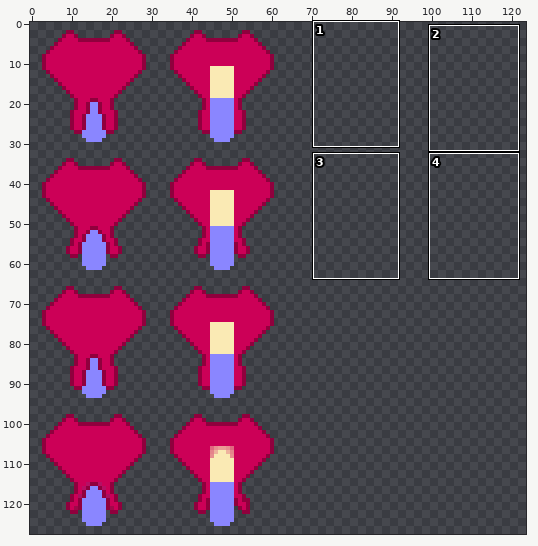
Two states of a sprite sheet, assets/bitten.png. The first picture is a wide view before the edit; the outline marks the close-up.
Close-up. First the earlier version:
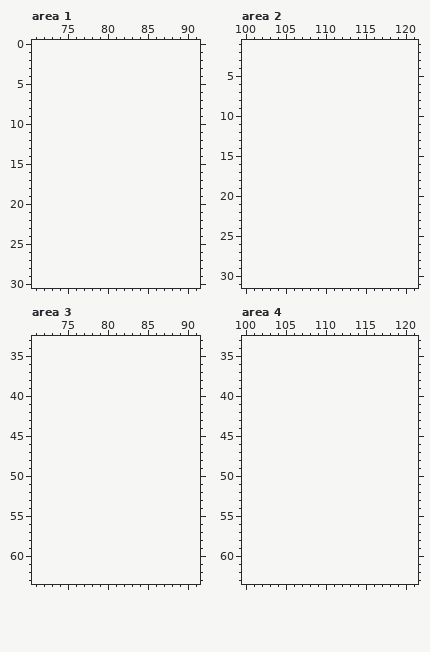
The file is 64x128 pixels. Colours within 5 levels of each other are drawn and written as one. Shown: area 1: x 71..91, y 0..30; area 2: x 100..121, y 1..31; area 3: x 71..91, y 33..63; area 4: x 100..121, y 33..63. The old version is drawn lined up with the new one, on the new canvas. The wide view leaves out empty margins. The commit also changed other parts of the picture, which this record leaves out.
New version:
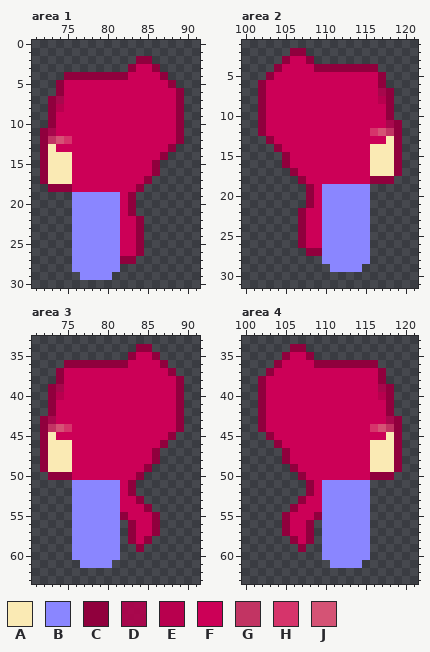
Palette (. is transparent): A #faeab4  B #8a86ff  C #90003d  D #b5004de2  E #b8004e  F #cc0057  G #c23463  H #d6346b  J #d75376fb
Diff:
canvas 64x128 -> 128x128
--- area 1
@@ x 71..91 @@
  1 .....................
- 2 .....................
- 3 .....................
- 4 .....................
- 5 .....................
- 6 .....................
- 7 .....................
- 8 .....................
- 9 .....................
-10 .....................
-11 .....................
-12 .....................
-13 .....................
-14 .....................
-15 .....................
-16 .....................
-17 .....................
-18 .....................
-19 .....................
-20 .....................
-21 .....................
-22 .....................
-23 .....................
-24 .....................
-25 .....................
-26 .....................
-27 .....................
-28 .....................
-29 .....................
+ 2 .............CC......
+ 3 ............CFFC.....
+ 4 ....CCCCCCCCFFFFC....
+ 5 ...CFFFFFFFFFFFFFC...
+ 6 ...CFFFFFFFFFFFFFFC..
+ 7 ..CDFFFFFFFFFFFFFFC..
+ 8 ..CEFFFFFFFFFFFFFFC..
+ 9 ..CFFFFFFFFFFFFFFFC..
+10 ..CFFFFFFFFFFFFFFFC..
+11 .CDFFFFFFFFFFFFFFFC..
+12 .CGJHFFFFFFFFFFFFFC..
+13 .CAFFFFFFFFFFFFFFC...
+14 .CAAAFFFFFFFFFFFC....
+15 .CAAAFFFFFFFFFFC.....
+16 .CAAAFFFFFFFFFFC.....
+17 .CAAAFFFFFFFFFC......
+18 ..CCCFFFFFFFFC.......
+19 .....BBBBBBFC........
+20 .....BBBBBBFC........
+21 .....BBBBBBFC........
+22 .....BBBBBBFFC.......
+23 .....BBBBBBFFC.......
+24 .....BBBBBBFFC.......
+25 .....BBBBBBFFC.......
+26 .....BBBBBBFFC.......
+27 .....BBBBBBCC........
+28 .....BBBBBB..........
+29 ......BBBB...........
 30 .....................
--- area 2
@@ x 100..121 @@
  1 ......................
- 2 ......................
- 3 ......................
- 4 ......................
- 5 ......................
- 6 ......................
- 7 ......................
- 8 ......................
- 9 ......................
-10 ......................
-11 ......................
-12 ......................
-13 ......................
-14 ......................
-15 ......................
-16 ......................
-17 ......................
-18 ......................
-19 ......................
-20 ......................
-21 ......................
-22 ......................
-23 ......................
-24 ......................
-25 ......................
-26 ......................
-27 ......................
-28 ......................
-29 ......................
+ 2 ......CC..............
+ 3 .....CFFC.............
+ 4 ....CFFFFCCCCCCCC.....
+ 5 ...CFFFFFFFFFFFFFC....
+ 6 ..CFFFFFFFFFFFFFFC....
+ 7 ..CFFFFFFFFFFFFFFDC...
+ 8 ..CFFFFFFFFFFFFFFEC...
+ 9 ..CFFFFFFFFFFFFFFFC...
+10 ..CFFFFFFFFFFFFFFFC...
+11 ..CFFFFFFFFFFFFFFFDC..
+12 ..CFFFFFFFFFFFFFHJGC..
+13 ...CFFFFFFFFFFFFFFAC..
+14 ....CFFFFFFFFFFFAAAC..
+15 .....CFFFFFFFFFFAAAC..
+16 .....CFFFFFFFFFFAAAC..
+17 ......CFFFFFFFFFAAAC..
+18 .......CFFFFFFFFCCC...
+19 ........CFBBBBBB......
+20 ........CFBBBBBB......
+21 ........CFBBBBBB......
+22 .......CFFBBBBBB......
+23 .......CFFBBBBBB......
+24 .......CFFBBBBBB......
+25 .......CFFBBBBBB......
+26 .......CFFBBBBBB......
+27 ........CCBBBBBB......
+28 ..........BBBBBB......
+29 ...........BBBB.......
 30 ......................
--- area 3
@@ x 71..91 @@
 33 .....................
-34 .....................
-35 .....................
-36 .....................
-37 .....................
-38 .....................
-39 .....................
-40 .....................
-41 .....................
-42 .....................
-43 .....................
-44 .....................
-45 .....................
-46 .....................
-47 .....................
-48 .....................
-49 .....................
-50 .....................
-51 .....................
-52 .....................
-53 .....................
-54 .....................
-55 .....................
-56 .....................
-57 .....................
-58 .....................
-59 .....................
-60 .....................
-61 .....................
+34 .............CC......
+35 ............CFFC.....
+36 ....CCCCCCCCFFFFC....
+37 ...CFFFFFFFFFFFFFC...
+38 ...CFFFFFFFFFFFFFFC..
+39 ..CDFFFFFFFFFFFFFFC..
+40 ..CEFFFFFFFFFFFFFFC..
+41 ..CFFFFFFFFFFFFFFFC..
+42 ..CFFFFFFFFFFFFFFFC..
+43 .CDFFFFFFFFFFFFFFFC..
+44 .CGJHFFFFFFFFFFFFFC..
+45 .CAFFFFFFFFFFFFFFC...
+46 .CAAAFFFFFFFFFFFC....
+47 .CAAAFFFFFFFFFFC.....
+48 .CAAAFFFFFFFFFFC.....
+49 .CAAAFFFFFFFFFC......
+50 ..CCCFFFFFFFFC.......
+51 .....BBBBBBFC........
+52 .....BBBBBBFC........
+53 .....BBBBBBFFC.......
+54 .....BBBBBBFFFC......
+55 .....BBBBBBCFFFC.....
+56 .....BBBBBB.CFFC.....
+57 .....BBBBBB.CFFC.....
+58 .....BBBBBB.CFC......
+59 .....BBBBBB..C.......
+60 .....BBBBBB..........
+61 ......BBBB...........
 62 .....................
--- area 4
@@ x 100..121 @@
 33 ......................
-34 ......................
-35 ......................
-36 ......................
-37 ......................
-38 ......................
-39 ......................
-40 ......................
-41 ......................
-42 ......................
-43 ......................
-44 ......................
-45 ......................
-46 ......................
-47 ......................
-48 ......................
-49 ......................
-50 ......................
-51 ......................
-52 ......................
-53 ......................
-54 ......................
-55 ......................
-56 ......................
-57 ......................
-58 ......................
-59 ......................
-60 ......................
-61 ......................
+34 ......CC..............
+35 .....CFFC.............
+36 ....CFFFFCCCCCCCC.....
+37 ...CFFFFFFFFFFFFFC....
+38 ..CFFFFFFFFFFFFFFC....
+39 ..CFFFFFFFFFFFFFFDC...
+40 ..CFFFFFFFFFFFFFFEC...
+41 ..CFFFFFFFFFFFFFFFC...
+42 ..CFFFFFFFFFFFFFFFC...
+43 ..CFFFFFFFFFFFFFFFDC..
+44 ..CFFFFFFFFFFFFFHJGC..
+45 ...CFFFFFFFFFFFFFFAC..
+46 ....CFFFFFFFFFFFAAAC..
+47 .....CFFFFFFFFFFAAAC..
+48 .....CFFFFFFFFFFAAAC..
+49 ......CFFFFFFFFFAAAC..
+50 .......CFFFFFFFFCCC...
+51 ........CFBBBBBB......
+52 ........CFBBBBBB......
+53 .......CFFBBBBBB......
+54 ......CFFFBBBBBB......
+55 .....CFFFCBBBBBB......
+56 .....CFFC.BBBBBB......
+57 .....CFFC.BBBBBB......
+58 ......CFC.BBBBBB......
+59 .......C..BBBBBB......
+60 ..........BBBBBB......
+61 ...........BBBB.......
 62 ......................
Boxes around the changes in both close-ups, in picture pixels (x1, y1, x2, y2):
added: (40, 56, 184, 280)
added: (258, 48, 402, 272)
added: (40, 344, 184, 568)
added: (258, 344, 402, 568)
